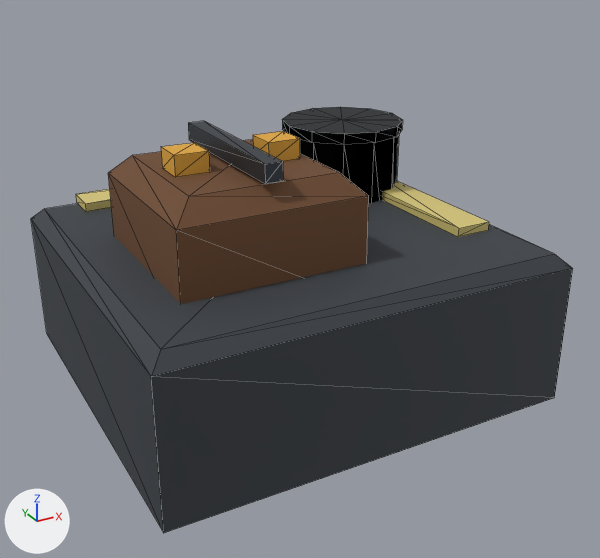
One commit to the glTF model assets/models/refinery.glb: the scene before it, then after it.
One viewpoint serves both versions: a 50 mm camera at (-5.66, -11.2, 6.93) aimed at (0.22, -0.51, 1.59). The lights are fixed; the arrows at lower left show +X, +Y and +Z. The picture after the commit comes second. Mesh edges are drawn as thin lines. Vertices at exactly the same position are counted once.

Objects in the first picture: 'Body'.
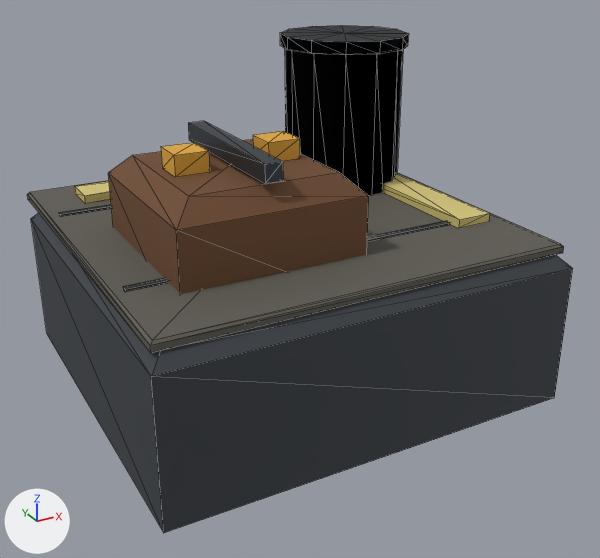
Pixel boxes (x1, y1, x2, y2) of what changed, in the pictures (600 x 558 px):
'Body', reshaped (19% taller): before (31, 107, 573, 533); after (27, 25, 573, 533)
part 1 of me_body, added: after (59, 205, 111, 216)
part 2 of me_body, added: after (123, 221, 450, 291)
part 3 of me_body, deleted (black): before (282, 107, 402, 145)
part 4 of me_body, built on: before (76, 135, 489, 237); after (27, 25, 564, 353)

Patch to the scene script:
```diff
--- a/assets/models/refinery.glb.py
+++ b/assets/models/refinery.glb.py
@@ mat_concrete_dark @@
+mat_concrete_dark = principled_material('Concrete_Dark')
+mat_concrete_dark.base_color = (0.112, 0.105, 0.0862)  # dark grey #5e5b53
+mat_concrete_dark.roughness = 0.8
@@ me_body @@
 # used by ob_body; location = (0.0, 0.0, 0.0)
-me_body.from_pydata(...)  # 138 vertices, 228 faces; spans x -3.22..3.22, y -3.31..3.48, z 0.0..4.03
+me_body.from_pydata(...)  # 165 vertices, 272 faces; spans x -3.22..3.22, y -3.31..3.48, z 0.0..5.1
+# me_body part 1: a new loose piece, a box spanning x -2.961..2.961, y 1.593..1.683, z 2.53..2.57, in mat_dark (black #222629)
+# me_body part 2: a new loose piece, a box spanning x -2.961..2.961, y -1.683..-1.593, z 2.53..2.57, in mat_dark (black #222629)
+# me_body part 3: the loose piece of 26 vertices spanning x 0.91..3.01, y 0.07..2.17, z 3.46..3.64 is deleted
+# me_body part 4
+# 5 vertices are removed from x -2.45..2.82, y -1.89..2.61, z 2.4..3.5
+# 36 faces are deleted
+# 12 vertices in x 0.96..2.96, y 0.12..2.12, z 3.5 move by (0.0, 0.0, 1.4)
+# 4 vertices move from x -2.45..2.82, y -1.89..2.61, z 2.4 to x -2.45..2.82, y -1.89..2.61, z 2.68
+# 30 vertices are added at x -3.15..3.15, y -3.15..3.15, z 2.4..5.1
+# 12 new vertices lie (0.0, 0.0, 0.2) away from vertices in x 0.88..3.04, y 0.04..2.2, z 4.9
+# 12 new faces join them, mat_metal (dark grey #4a5058)
+# 48 new faces join them, mat_dark (black #222629)
+# 20 new faces join them, mat_concrete_dark (dark grey #5e5b53)
+# 24 new faces join them, mat_faction (yellow #d9c87a)
 me_body.materials.append(mat_hull)
@@ me_body @@
 me_body.materials.append(mat_faction)
+me_body.materials.append(mat_concrete_dark)  # dark grey #5e5b53
```
